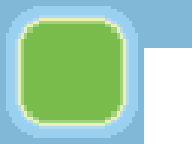
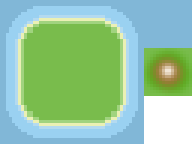
Two versions of the same layered image (192x144). Layer-by-layer changes:
added layer "Rectangle 2" above "Rectangle 1 copy 7" over (144, 48, 192, 96)
